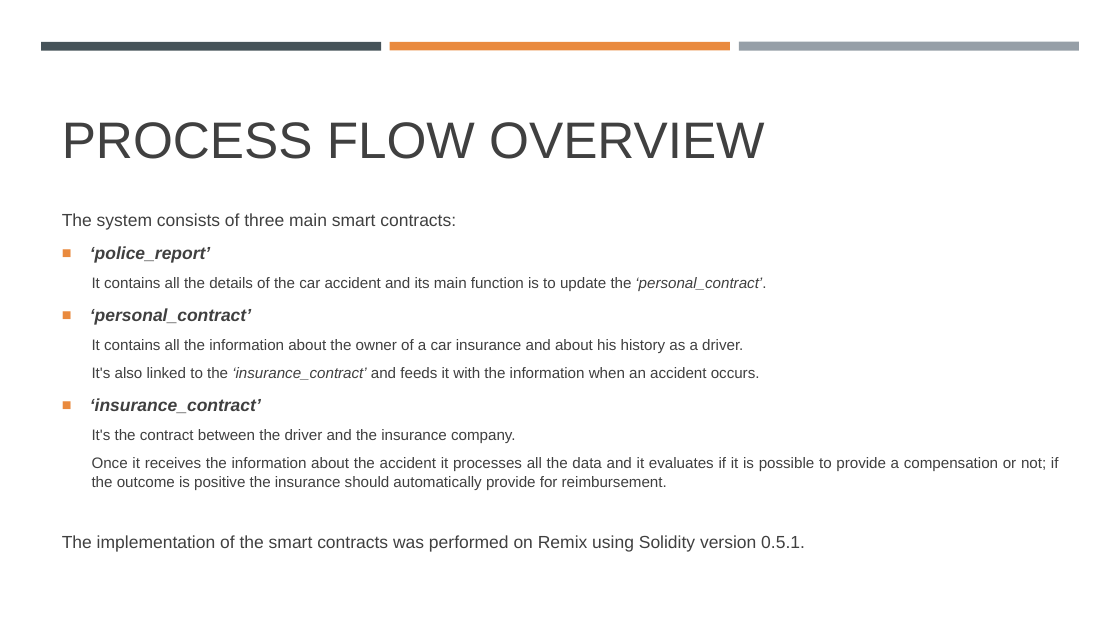
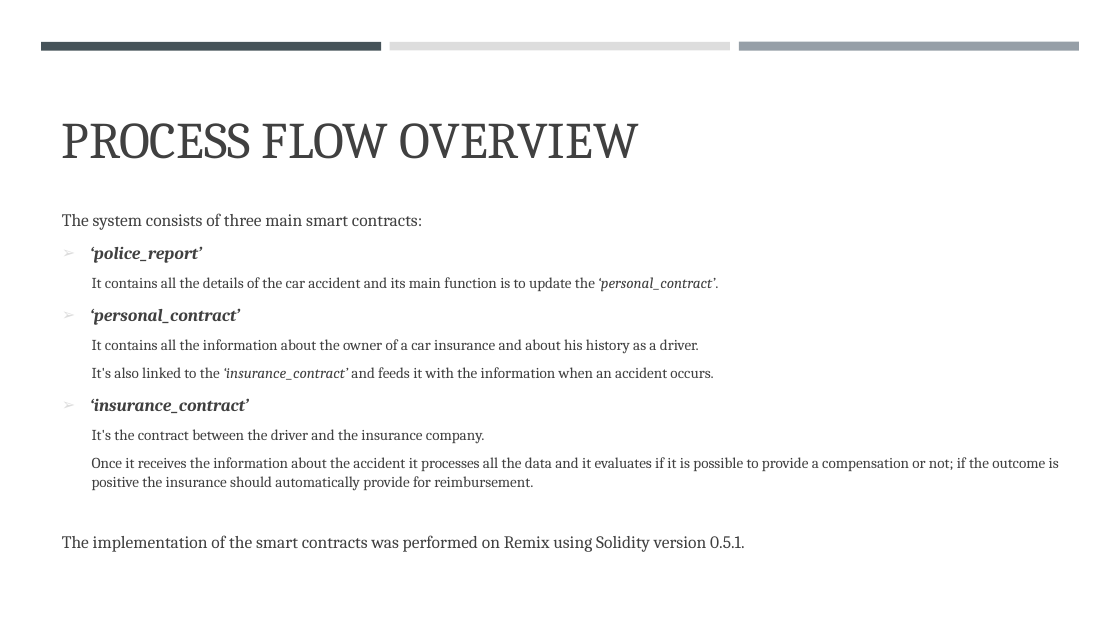
Before and after one commit to costanzimartina/Fintech_project, a slide deck: slide 7 of AutoInsurtech_Adobati_Basigalup_Colombo_Costanzi_Utke.pptx. Drawn at 1120x630 pixels with LibreOffice and Linux fonts; fonts in the diff are those of the drawing. Boxes give left, top, right and bottom in pixels: in the first picture for what was removed or moved away, otherwise in the second. Text is boxed around its words. In the diff, an @@ line names an element or a change of style, - is before the commit and + after.

```diff
--- a/AutoInsurtech_Adobati_Basigalup_Colombo_Costanzi_Utke.pptx
+++ b/AutoInsurtech_Adobati_Basigalup_Colombo_Costanzi_Utke.pptx
@@ rectangle at (x1=390, y1=42, x2=730, y2=50): fill #E98A3E to #DDDDDD @@
@@ title "PROCESS FLOW OVERVIEW" at (x1=62, y1=123, x2=639, y2=159): font Arial to Cambria @@
@@ text "The system consists of three ..." at (x1=62, y1=213, x2=1059, y2=552): font Arial to Cambria; bullet ■ to ➢; bullet colour #E98A3E to #DDDDDD @@
```
Also in this commit, not shown: 11 other slides changed, 3 slides added, 3 slides removed, 4 other files.
